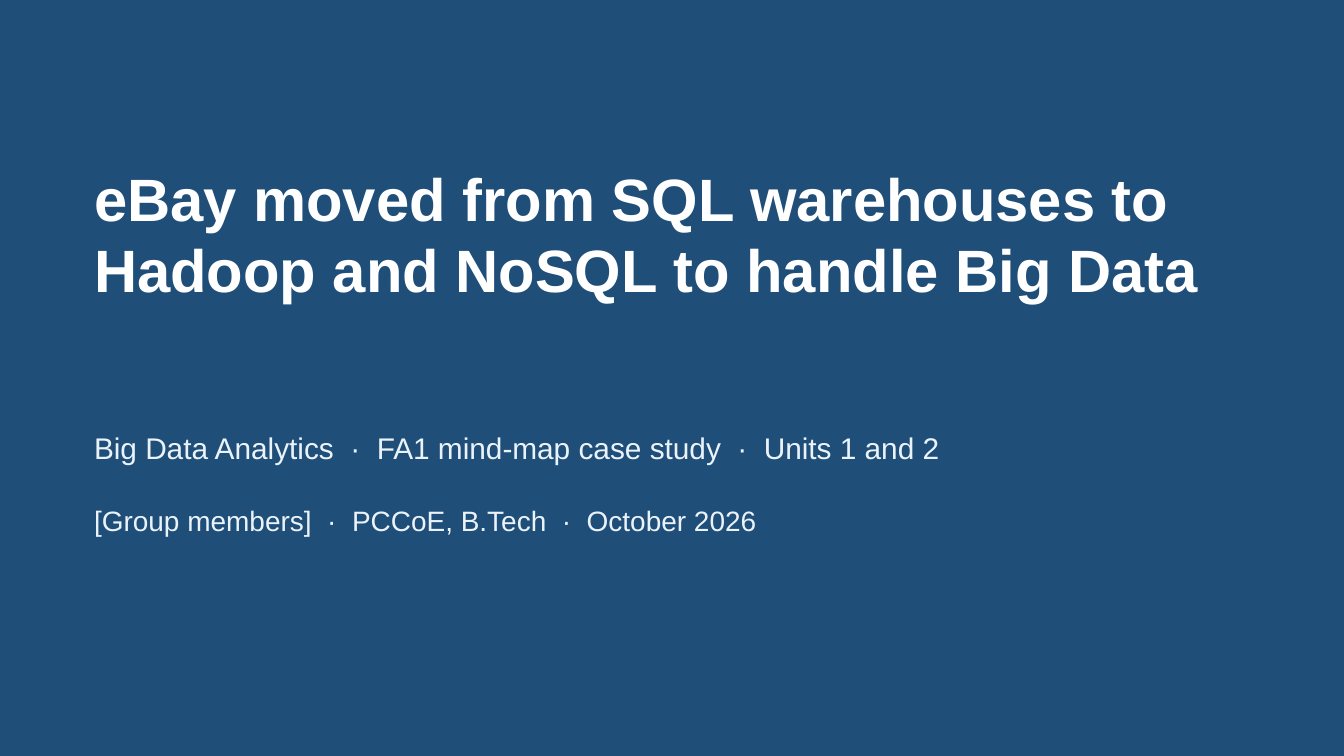
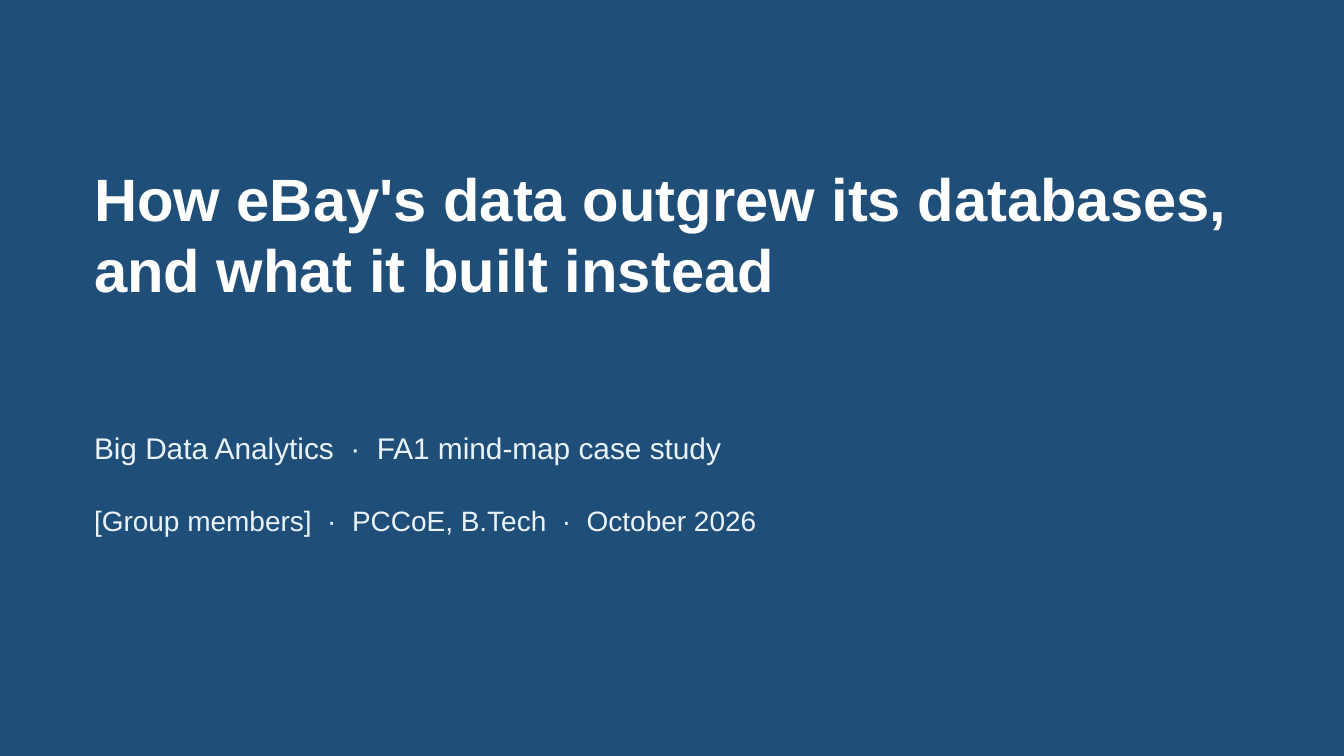
Before and after one commit to msk1039/ebay-bda, a slide deck: slide 1 of ebay-bigdata-fa1.pptx. Drawn at 1344x756 pixels with LibreOffice and Linux fonts; fonts in the diff are those of the drawing. Boxes give left, top, right and bottom in pixels: in the first picture for what was removed or moved away, otherwise in the second. Text is boxed around its words. In the diff, an @@ line names an element or a change of style, - is before the commit and + after.

```diff
--- a/ebay-bigdata-fa1.pptx
+++ b/ebay-bigdata-fa1.pptx
@@ title at box(94, 177, 1227, 293): text changed @@
-eBay moved from SQL warehouses to Hadoop and NoSQL to handle Big Data
+How eBay's data outgrew its databases, and what it built instead
@@ text at box(94, 437, 721, 465): text changed @@
-Big Data Analytics · FA1 mind-map case study · Units 1 and 2
+Big Data Analytics · FA1 mind-map case study
```
Also in this commit, not shown: 5 other slides changed, 9 slides added, 4 slides removed, 3 other files.
